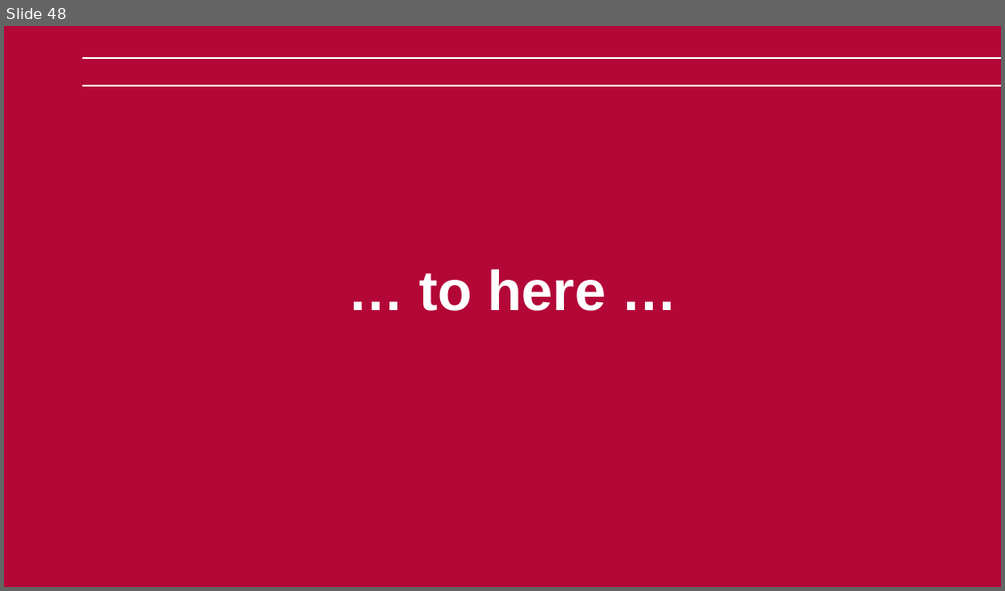
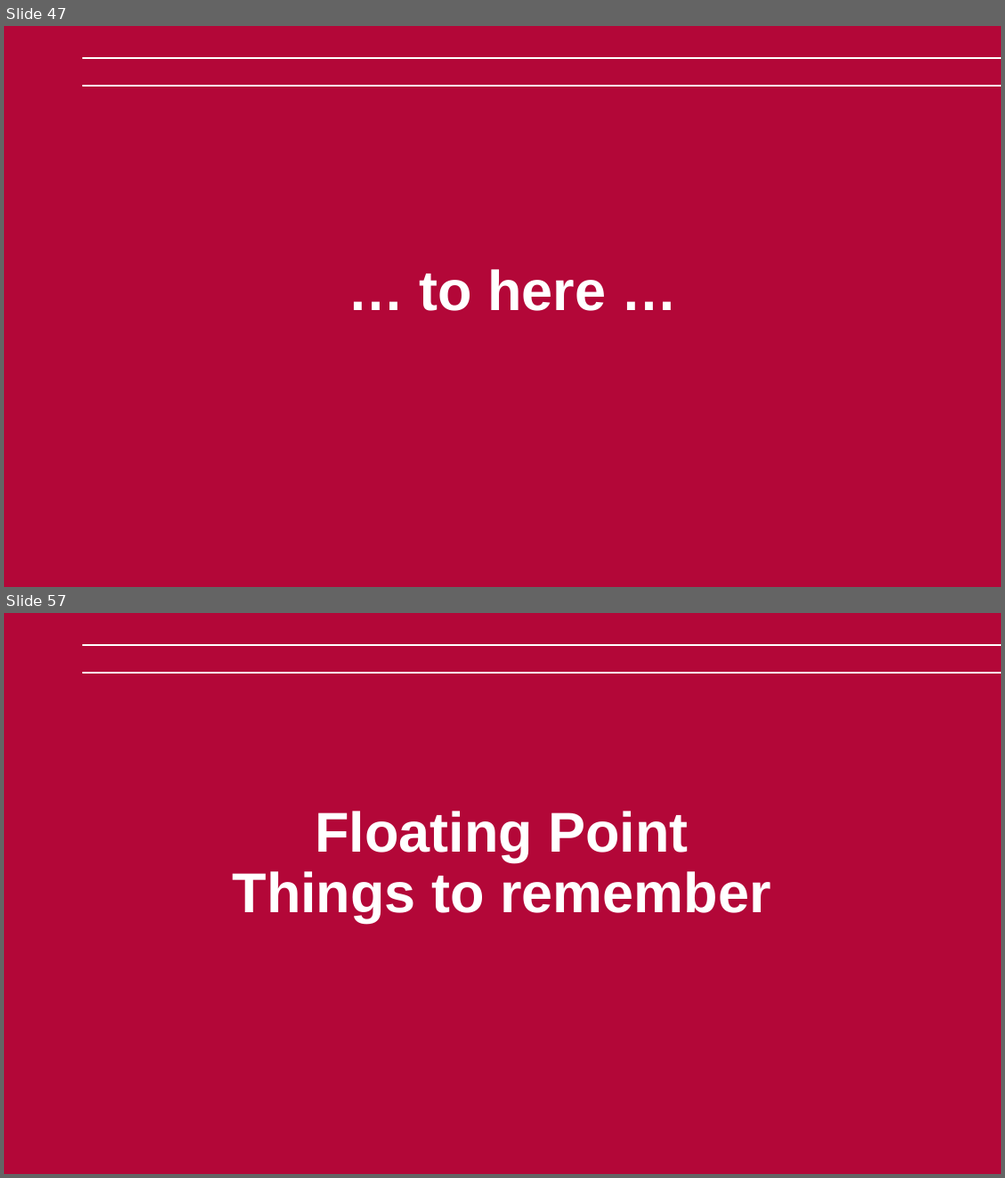
Before and after one commit to mikegrace2/CSEN20-Fall2026-Course-Website, a slide deck: Week08_FloatingPoint/Ch09_Getting Started with Floating Point_V4.pptx. Shown one above the other, each under a label of ours: slide 48 before the commit, slides 47 and 57 after it; the slides between them are not shown. The pictures are 1005x591 and 1005x1178 pixels, drawn with LibreOffice and Linux fonts; fonts in the diff are those of the drawing; background and template pictures are left out. Boxes give left, top, right and bottom in pixels: in the first picture for what was removed or moved away, otherwise in the second. Text is boxed around its words. In the diff, an @@ line names an element or a change of style, - is before the commit and + after.

```diff
--- a/Week08_FloatingPoint/Ch09_Getting Started with Floating Point_V4.pptx
+++ b/Week08_FloatingPoint/Ch09_Getting Started with Floating Point_V4.pptx
@@ slide 57 added at box(4, 613, 1001, 1174), background #B30738; not listed: 2 template elements that a slide beside it also shows @@
@@ title added at box(233, 811, 771, 923), 54 pt, text #FFFFFF, bold @@
+Floating Point
+Things to remember
@@ what was slide 48 is now slide 47 @@
```
Also in this commit, not shown: 17 other slides added.
